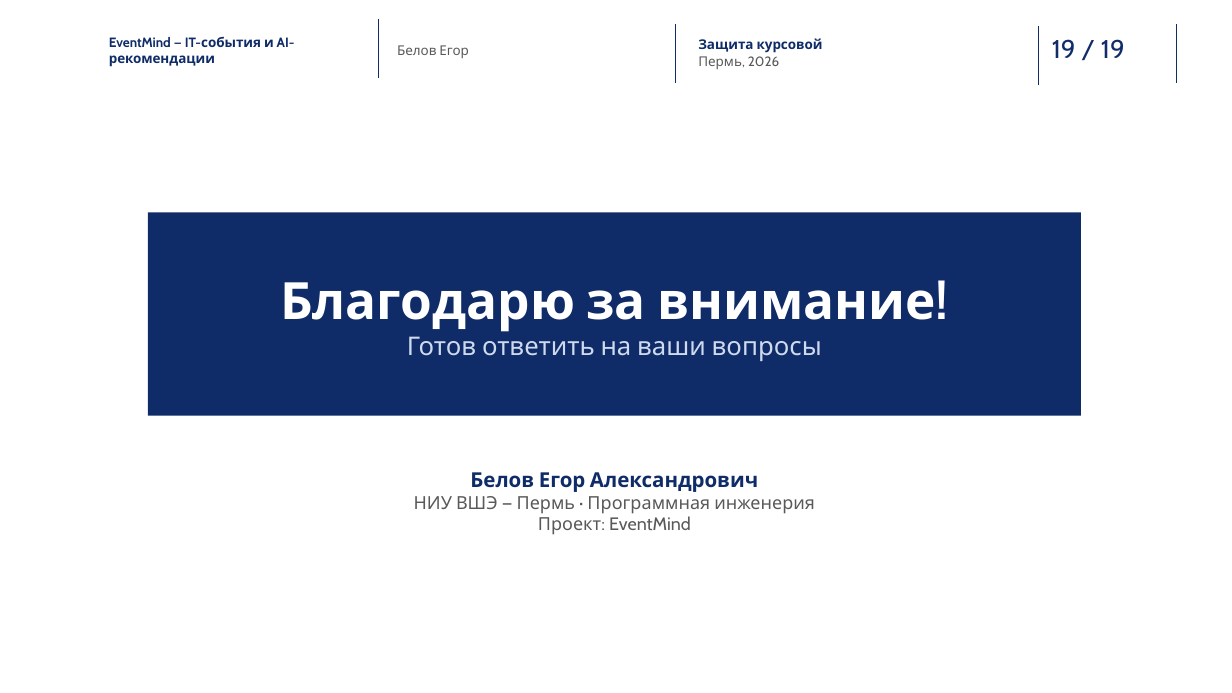
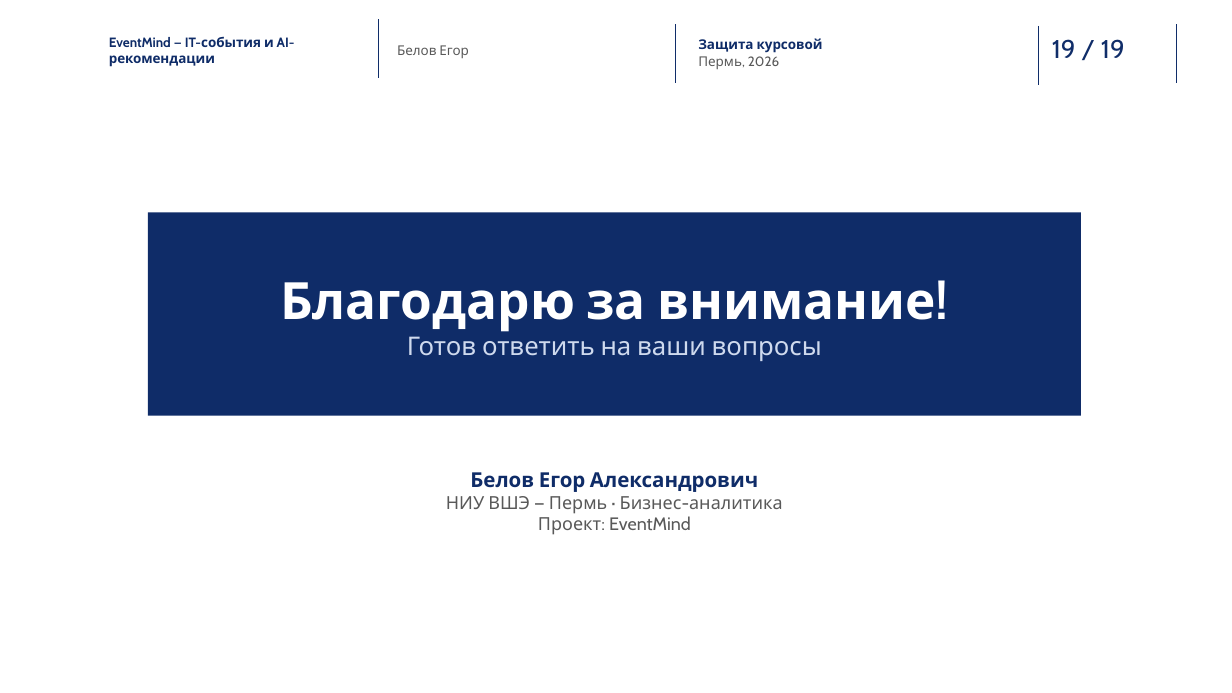
Before and after one commit to EgorBelov/event_mind, a slide deck: slide 19 of docs/Презентация_защита_EventMind.pptx. Drawn at 1232x693 pixels with LibreOffice and Linux fonts; fonts in the diff are those of the drawing; background and template pictures are left out. Boxes give left, top, right and bottom in pixels: in the first picture for what was removed or moved away, otherwise in the second. Text is boxed around its words. In the diff, an @@ line names an element or a change of style, - is before the commit and + after.

```diff
--- a/docs/Презентация_защита_EventMind.pptx
+++ b/docs/Презентация_защита_EventMind.pptx
@@ text at [446,496,783,514]: text changed @@
-НИУ ВШЭ — Пермь · Программная инженерия
+НИУ ВШЭ — Пермь · Бизнес-аналитика
```
Also in this commit, not shown: 1 other slide changed, 1 other file.
